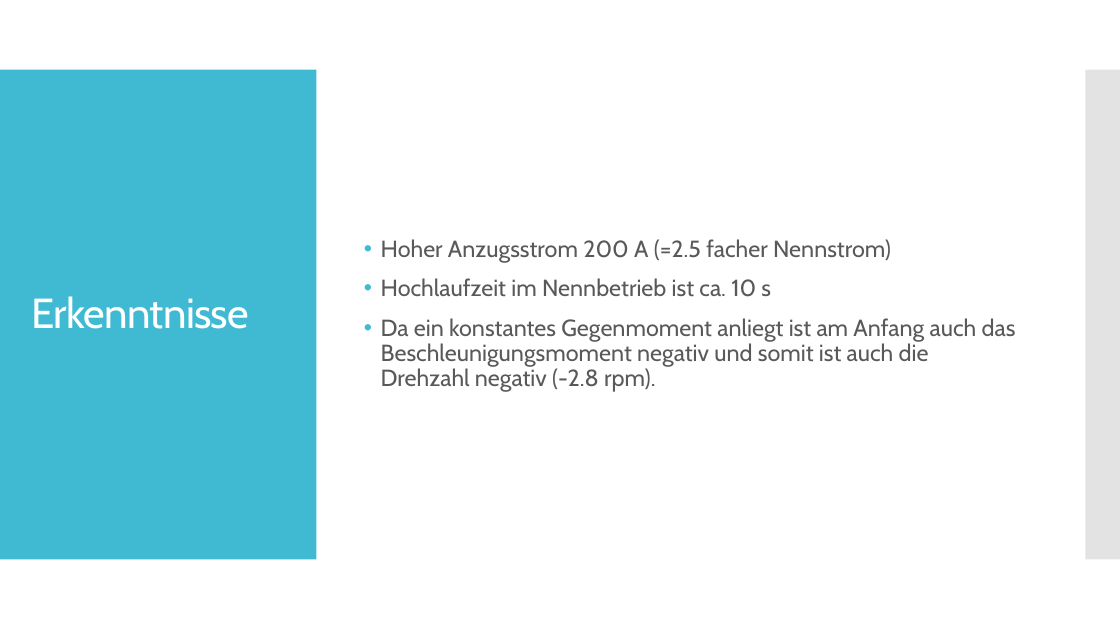
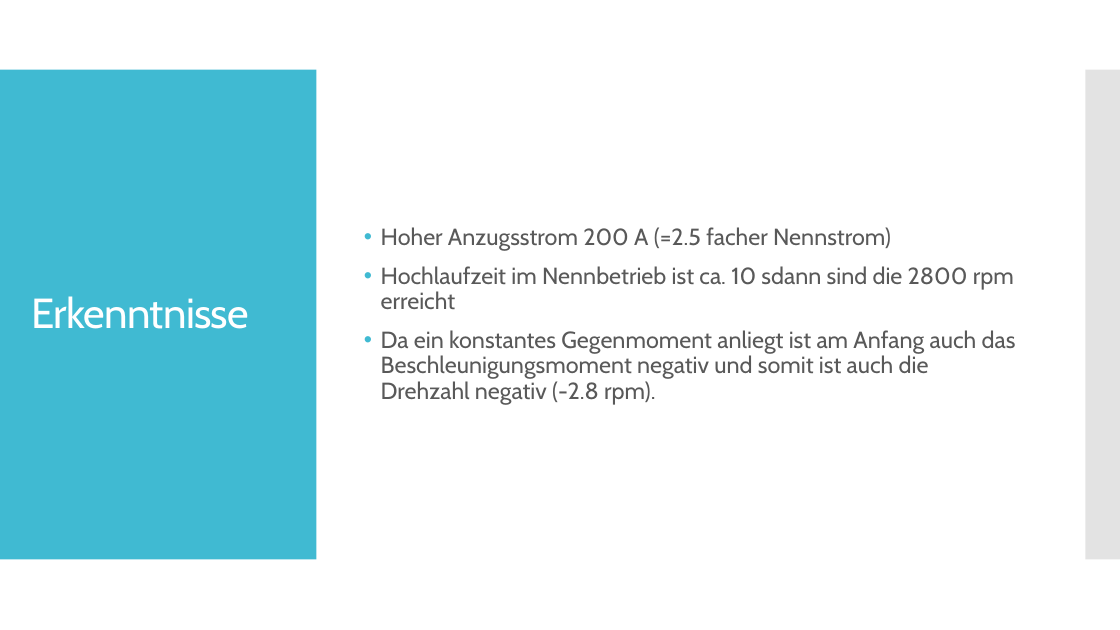
Before and after one commit to Paul-AtomicRedsterTI/AUT-Referat, a slide deck: slide 10 of AUT Fremderregter Gelichstrommotor2.pptx. Drawn at 1120x630 pixels with LibreOffice and Linux fonts; fonts in the diff are those of the drawing. Boxes give left, top, right and bottom in pixels: in the first picture for what was removed or moved away, otherwise in the second. Text is boxed around its words. In the diff, an @@ line names an element or a change of style, - is before the commit and + after.

```diff
--- a/AUT Fremderregter Gelichstrommotor2.pptx
+++ b/AUT Fremderregter Gelichstrommotor2.pptx
@@ text at [381,266,1014,309]: text changed @@
-• Hochlaufzeit im Nennbetrieb ist ca. 10 s
+• Hochlaufzeit im Nennbetrieb ist ca. 10 sdann sind die 2800 rpm erreicht
```
Also in this commit, not shown: 1 other slide changed, 4 other files.
